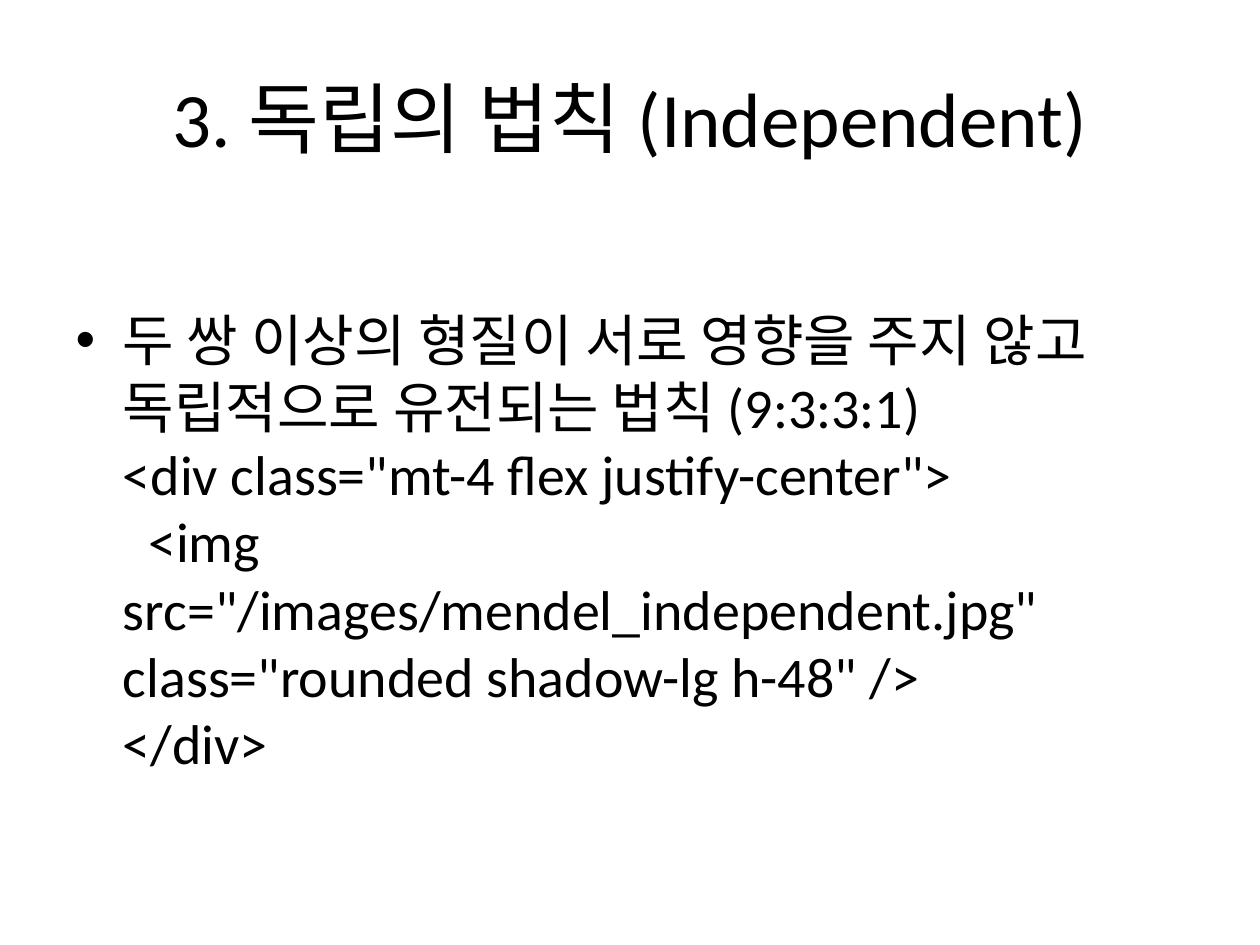
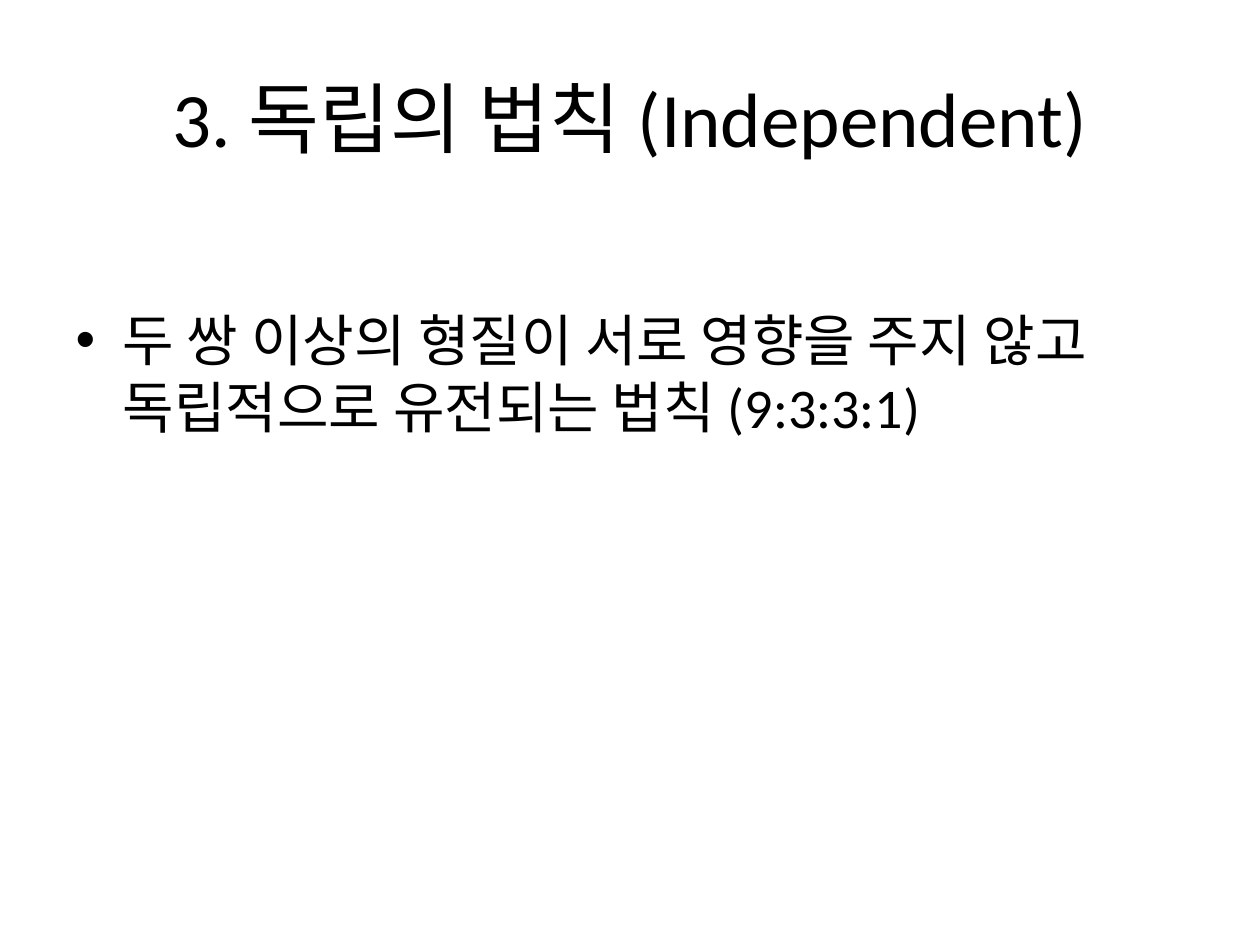
Before and after one commit to rjegjin/Project-SCOPE, a slide deck: slide 6 of output/03_mendel.pptx. Drawn at 1260x945 pixels with LibreOffice and Linux fonts; fonts in the diff are those of the drawing. Boxes give left, top, right and bottom in pixels: in the first picture for what was removed or moved away, otherwise in the second. Text is boxed around its words. In the diff, an @@ line names an element or a change of style, - is before the commit and + after.

```diff
--- a/output/03_mendel.pptx
+++ b/output/03_mendel.pptx
@@ text at [123, 314, 1087, 436]: text changed @@
-• 두 쌍 이상의 형질이 서로 영향을 주지 않고 독립적으로 유전되는 법칙 (9:3:3:1)
-  <div class="mt-4 flex justify-center">
-  <img src="/images/mendel_independent.jpg" class="rounded shadow-lg h-48" />
-  </div>
+• 두 쌍 이상의 형질이 서로 영향을 주지 않고 독립적으로 유전되는 법칙 (9:3:3:1)
```
Also in this commit, not shown: 3 other slides changed, 1 slide removed, 12 other files.
